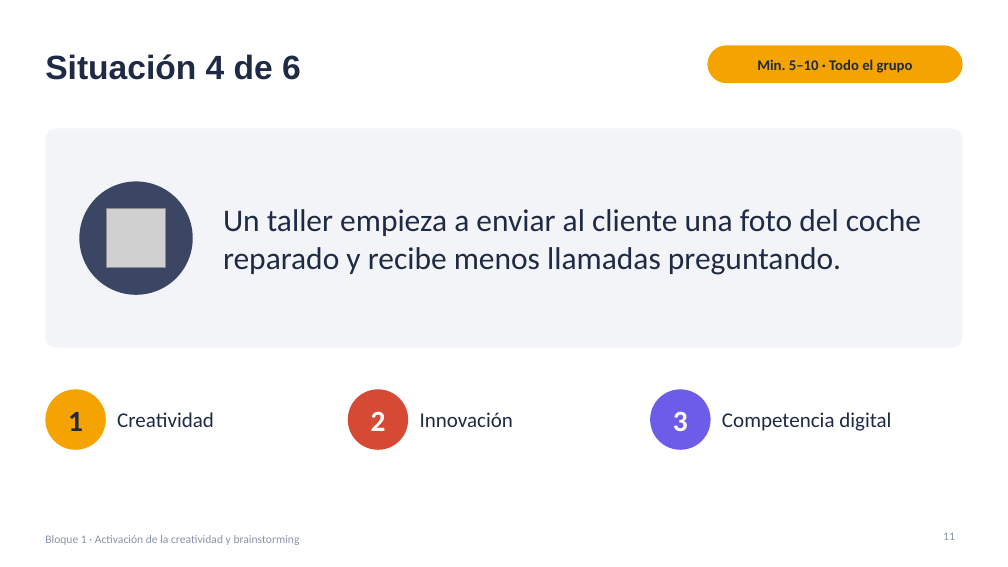
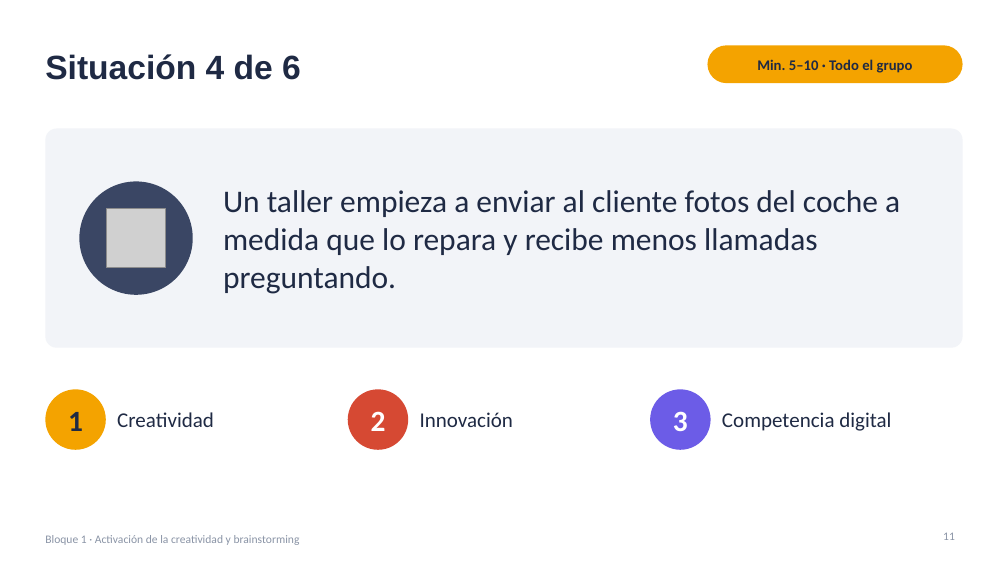
Before and after one commit to jjnieto/creatividad-ofimatica-ia, a slide deck: slide 11 of diapositivas/bloque1.pptx. Drawn at 1008x567 pixels with LibreOffice and Linux fonts; fonts in the diff are those of the drawing; grey boxes stand for pictures. Boxes give left, top, right and bottom in pixels: in the first picture for what was removed or moved away, otherwise in the second. Text is boxed around its words. In the diff, an @@ line names an element or a change of style, - is before the commit and + after.

```diff
--- a/diapositivas/bloque1.pptx
+++ b/diapositivas/bloque1.pptx
@@ text at bbox=[223, 190, 900, 294]: text changed @@
-Un taller empieza a enviar al cliente una foto del coche reparado y recibe menos llamadas preguntando.
+Un taller empieza a enviar al cliente fotos del coche a medida que lo repara y recibe menos llamadas preguntando.
```
Also in this commit, not shown: 1 other slide changed.
